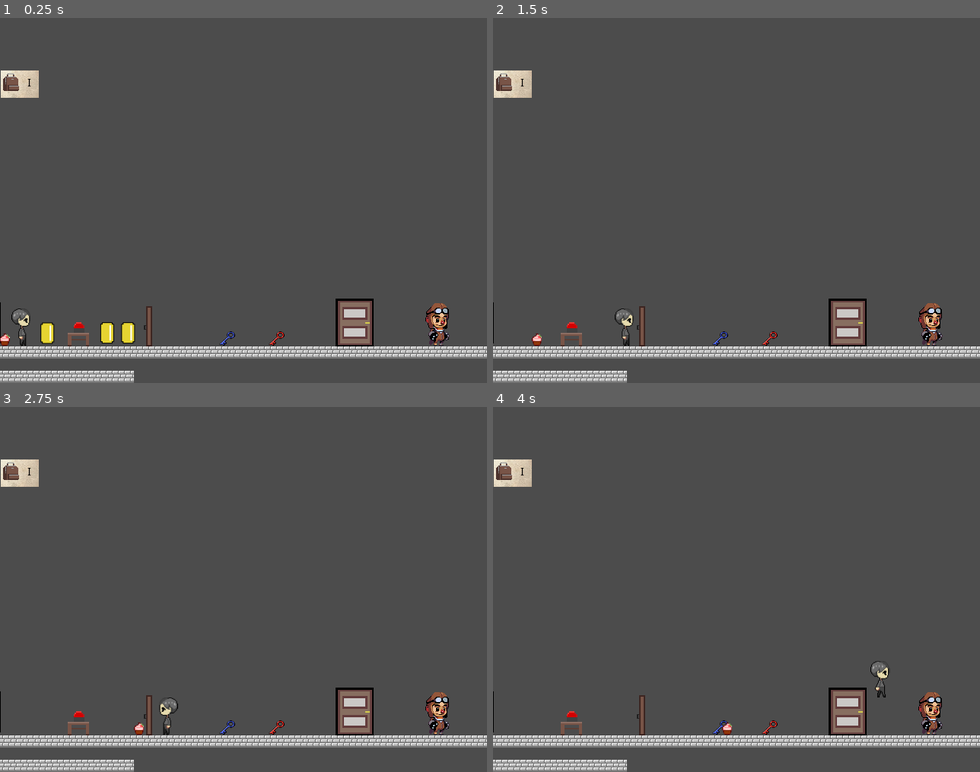
Above: before the commit, frames 1-4 (two rows, left to right).
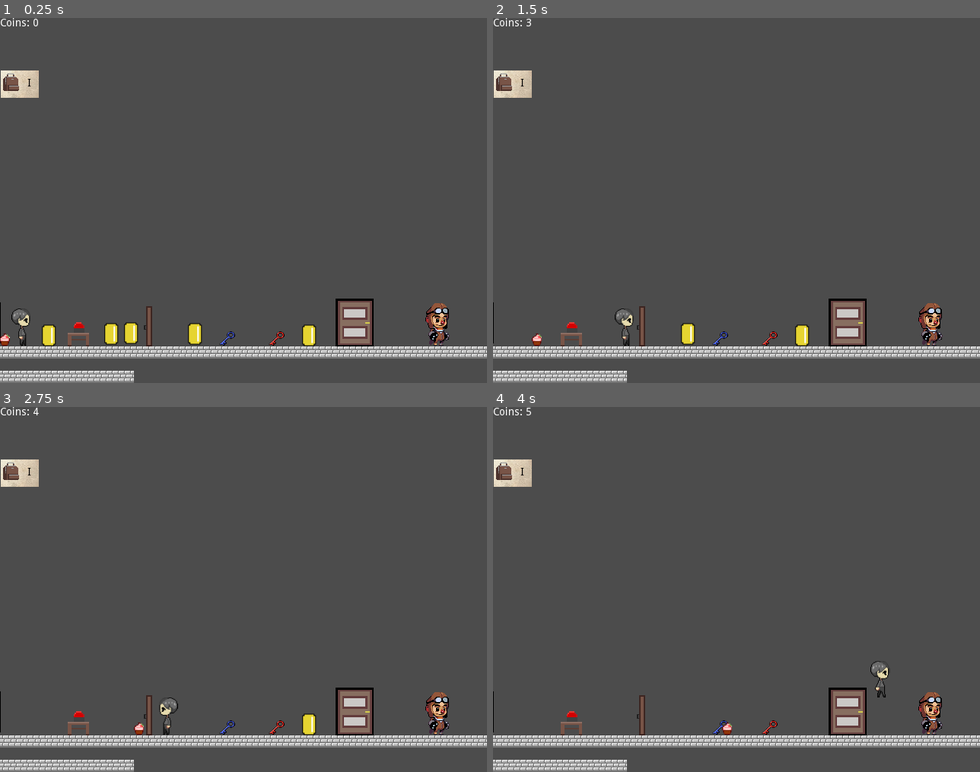
Above: after the commit, the same moments.

Repository: bkuon/Reverie
Game: Godot game, scene res://world.tscn
Same seed, same stepped clock (60 frames per second), same inputs: the game is played once before the commit and once after it. The engine's default icon, where the game draws it, is replaced by a stand-in: a white triangle on a blue panel in a dark square.
Inputs:
- Up to frame 1 (0.25 s): no input
- Up to frame 2 (1.5 s): tap Enter at 0.5 s; hold Right (ui_right) from 0.53 s (still down); tap A (enter_door) at 0.6 s; tap Up (ui_up) at 0.77 s; tap Z (interact) at 1.35 s
- Up to frame 3 (2.75 s): tap Up (ui_up) at 1.52 s; release Right (ui_right) at 2.03 s; hold Left (ui_left) from 2.03 s (still down); hold V from 2.03 s (still down)
- Up to frame 4 (4 s): tap Space at 2.75 s; release Left (ui_left) at 2.78 s; release V at 2.78 s; hold Right (ui_right) from 2.78 s (still down); tap A (enter_door) at 2.85 s; tap Up (ui_up) at 3.02, 3.77 s; tap Z (interact) at 3.6 s

The runs differ from the first frame. In frame 1, 0.8% of the frame differs, in the area x 0-65%, y 0-90%; in frame 2, 0.4%; in frame 3, 0.2%; in frame 4, less than 0.1%.

Commit message:
Patrick code

Diff:
--- a/Coin.gd
+++ b/Coin.gd
@@ -4,6 +4,8 @@
 onready var globals = get_node("/root/Globals")
 var can_speak = false
 var can_interact = true
+
+signal coinCollected
 
 # Called every frame. 'delta' is the elapsed time since the previous frame.
 func _process(delta):
@@ -13,10 +15,14 @@
 		if b.name == "MC_Sprite":
 			print("Picked up Coin")
 			globals.coinCounter += 1
+			emit_signal("coinCollected")
+			$Coin/AudioStreamPlayer.play()
 			if(globals.coinCounter == 1):
 				print("You have " + str(globals.coinCounter) + " coin.")
 			elif(globals.coinCounter > 1):
 				print("You have " + str(globals.coinCounter) + " coins.")
-			queue_free()
+			$Coin/CollisionShape2D.disabled = true
+			$Coin/Sprite.visible = false
+			#queue_free()
 
 	pass
--- /dev/null
+++ b/CoinCountLabel.gd
@@ -0,0 +1,18 @@
+extends Label
+
+onready var globals = get_node("/root/Globals")
+var coins
+
+# Called when the node enters the scene tree for the first time.
+func _ready():
+	coins = globals.coinCounter
+	text = "Coins: " + String(coins)
+
+# Called every frame. 'delta' is the elapsed time since the previous frame.
+#func _process(delta):
+#	pass
+
+
+func _on_CoinObject_coinCollected():
+	coins = globals.coinCounter
+	text = "Coins: " + String(coins)
--- a/world.tscn
+++ b/world.tscn
@@ -19,19 +19,21 @@
 [ext_resource path="res://images/Items/Button/button4.png" type="Texture" id=17]
 [ext_resource path="res://Coin.gd" type="Script" id=18]
 [ext_resource path="res://images/Items/Coin.png" type="Texture" id=19]
-[ext_resource path="res://NPC.gd" type="Script" id=20]
-[ext_resource path="res://images/npcIdle.png" type="Texture" id=21]
-[ext_resource path="res://DialogueParser.gd" type="Script" id=22]
-[ext_resource path="res://Door.tscn" type="PackedScene" id=23]
-[ext_resource path="res://icon.png" type="Texture" id=24]
-[ext_resource path="res://FollowerObject.gd" type="Script" id=25]
-[ext_resource path="res://images/Items/cupcake.png" type="Texture" id=26]
-[ext_resource path="res://inventory.gd" type="Script" id=27]
-[ext_resource path="res://images/backgrounds/minipaperbg.png" type="Texture" id=28]
-[ext_resource path="res://images/Items/bag.png" type="Texture" id=29]
-[ext_resource path="res://images/backgrounds/paperbackground.png" type="Texture" id=30]
-[ext_resource path="res://images/backgrounds/itembackground.png" type="Texture" id=31]
-[ext_resource path="res://updatedTileSet.tres" type="TileSet" id=32]
+[ext_resource path="res://coin_sound.wav" type="AudioStream" id=20]
+[ext_resource path="res://NPC.gd" type="Script" id=21]
+[ext_resource path="res://images/npcIdle.png" type="Texture" id=22]
+[ext_resource path="res://DialogueParser.gd" type="Script" id=23]
+[ext_resource path="res://Door.tscn" type="PackedScene" id=24]
+[ext_resource path="res://icon.png" type="Texture" id=25]
+[ext_resource path="res://FollowerObject.gd" type="Script" id=26]
+[ext_resource path="res://images/Items/cupcake.png" type="Texture" id=27]
+[ext_resource path="res://inventory.gd" type="Script" id=28]
+[ext_resource path="res://images/backgrounds/minipaperbg.png" type="Texture" id=29]
+[ext_resource path="res://images/Items/bag.png" type="Texture" id=30]
+[ext_resource path="res://images/backgrounds/paperbackground.png" type="Texture" id=31]
+[ext_resource path="res://images/backgrounds/itembackground.png" type="Texture" id=32]
+[ext_resource path="res://updatedTileSet.tres" type="TileSet" id=33]
+[ext_resource path="res://CoinCountLabel.gd" type="Script" id=34]
 
 [sub_resource type="SpriteFrames" id=1]
 animations = [ {
@@ -83,6 +85,7 @@
 [node name="MC_Sprite" type="KinematicBody2D" parent="." groups=[
 "player",
 ]]
+editor/display_folded = true
 position = Vector2( 27.7349, 405.752 )
 script = ExtResource( 1 )
 __meta__ = {
@@ -103,6 +106,7 @@
 shape = SubResource( 3 )
 
 [node name="keyObject" type="RigidBody2D" parent="."]
+editor/display_folded = true
 collision_layer = 2
 collision_mask = 2
 gravity_scale = 0.0
@@ -147,6 +151,7 @@
 shape = SubResource( 4 )
 
 [node name="doorObject" type="StaticBody2D" parent="."]
+editor/display_folded = true
 script = ExtResource( 8 )
 
 [node name="CollisionShape2D2" type="CollisionShape2D" parent="doorObject"]
@@ -176,10 +181,11 @@
 tile_data = PoolIntArray( 1900544, 1, 0, 1900545, 1, 0, 1900546, 1, 0, 1900547, 1, 0, 1900548, 1, 0, 1900549, 1, 0, 1900550, 1, 0, 1900551, 1, 0, 1900552, 1, 0, 1900553, 1, 0, 1900554, 1, 0 )
 
 [node name="button" type="StaticBody2D" parent="."]
+editor/display_folded = true
 script = ExtResource( 11 )
 
 [node name="table_button" type="Area2D" parent="button"]
-position = Vector2( -1.52588e-05, 0 )
+position = Vector2( -1.52588e-005, 0 )
 collision_layer = 2
 __meta__ = {
 "_edit_group_": true
@@ -202,10 +208,12 @@
 shape = SubResource( 8 )
 
 [node name="CoinObject" type="StaticBody2D" parent="."]
+editor/display_folded = true
 script = ExtResource( 18 )
 
 [node name="Coin" type="Area2D" parent="CoinObject"]
-position = Vector2( 61.2353, 414.473 )
+editor/display_folded = true
+position = Vector2( 63.2353, 417.473 )
 __meta__ = {
 "_edit_group_": true
 }
@@ -217,11 +225,16 @@
 position = Vector2( 0.957748, 0.081665 )
 shape = SubResource( 5 )
 
+[node name="AudioStreamPlayer" type="AudioStreamPlayer" parent="CoinObject/Coin"]
+stream = ExtResource( 20 )
+
 [node name="CoinObject2" type="StaticBody2D" parent="."]
+editor/display_folded = true
 script = ExtResource( 18 )
 
 [node name="Coin" type="Area2D" parent="CoinObject2"]
-position = Vector2( 139.854, 414.149 )
+editor/display_folded = true
+position = Vector2( 405.235, 417.473 )
 __meta__ = {
 "_edit_group_": true
 }
@@ -233,11 +246,16 @@
 position = Vector2( 0.957748, 0.081665 )
 shape = SubResource( 5 )
 
+[node name="AudioStreamPlayer" type="AudioStreamPlayer" parent="CoinObject2/Coin"]
+stream = ExtResource( 20 )
+
 [node name="CoinObject3" type="StaticBody2D" parent="."]
+editor/display_folded = true
 script = ExtResource( 18 )
 
 [node name="Coin" type="Area2D" parent="CoinObject3"]
-position = Vector2( 167.354, 414.149 )
+editor/display_folded = true
+position = Vector2( 171.235, 414.473 )
 __meta__ = {
 "_edit_group_": true
 }
@@ -249,21 +267,68 @@
 position = Vector2( 0.957748, 0.081665 )
 shape = SubResource( 5 )
 
+[node name="AudioStreamPlayer" type="AudioStreamPlayer" parent="CoinObject3/Coin"]
+stream = ExtResource( 20 )
+
+[node name="CoinObject4" type="StaticBody2D" parent="."]
+editor/display_folded = true
+script = ExtResource( 18 )
+
+[node name="Coin" type="Area2D" parent="CoinObject4"]
+editor/display_folded = true
+position = Vector2( 255.235, 415.473 )
+__meta__ = {
+"_edit_group_": true
+}
+
+[node name="Sprite" type="Sprite" parent="CoinObject4/Coin"]
+texture = ExtResource( 19 )
+
+[node name="CollisionShape2D" type="CollisionShape2D" parent="CoinObject4/Coin"]
+position = Vector2( 0.957748, 0.081665 )
+shape = SubResource( 5 )
+
+[node name="AudioStreamPlayer" type="AudioStreamPlayer" parent="CoinObject4/Coin"]
+stream = ExtResource( 20 )
+
+[node name="CoinObject5" type="StaticBody2D" parent="."]
+editor/display_folded = true
+script = ExtResource( 18 )
+
+[node name="Coin" type="Area2D" parent="CoinObject5"]
+editor/display_folded = true
+position = Vector2( 145.235, 415.473 )
+__meta__ = {
+"_edit_group_": true
+}
+
+[node name="Sprite" type="Sprite" parent="CoinObject5/Coin"]
+texture = ExtResource( 19 )
+
+[node name="CollisionShape2D" type="CollisionShape2D" parent="CoinObject5/Coin"]
+position = Vector2( 0.957748, 0.081665 )
+shape = SubResource( 5 )
+
+[node name="AudioStreamPlayer" type="AudioStreamPlayer" parent="CoinObject5/Coin"]
+stream = ExtResource( 20 )
+
 [node name="NPC" type="StaticBody2D" parent="."]
-script = ExtResource( 20 )
+editor/display_folded = true
+script = ExtResource( 21 )
 
 [node name="NPC" type="Area2D" parent="NPC"]
 
 [node name="Sprite" type="Sprite" parent="NPC/NPC"]
 position = Vector2( 575, 399 )
-texture = ExtResource( 21 )
+texture = ExtResource( 22 )
 
 [node name="CollisionShape2D" type="CollisionShape2D" parent="NPC/NPC"]
 position = Vector2( 574, 404 )
 shape = SubResource( 9 )
 
 [node name="DialogueParser" type="Node2D" parent="."]
-script = ExtResource( 22 )
+editor/display_folded = true
+script = ExtResource( 23 )
 
 [node name="Panel" type="Panel" parent="DialogueParser"]
 margin_left = 169.0
@@ -283,11 +348,12 @@
 "_edit_use_anchors_": false
 }
 
-[node name="Door" parent="." instance=ExtResource( 23 )]
+[node name="Door" parent="." instance=ExtResource( 24 )]
 position = Vector2( 466.43, 398.821 )
 z_index = -1
 
 [node name="Boundary" type="StaticBody2D" parent="."]
+editor/display_folded = true
 position = Vector2( -31.3277, 400.92 )
 __meta__ = {
 "_edit_group_": true
@@ -295,18 +361,19 @@
 
 [node name="Sprite" type="Sprite" parent="Boundary"]
 modulate = Color( 0, 0, 0, 1 )
-texture = ExtResource( 24 )
+texture = ExtResource( 25 )
 
 [node name="CollisionShape2D" type="CollisionShape2D" parent="Boundary"]
 shape = SubResource( 10 )
 
 [node name="FollowerObject" type="KinematicBody2D" parent="."]
+editor/display_folded = true
 position = Vector2( 5.83138, 424.657 )
-script = ExtResource( 25 )
+script = ExtResource( 26 )
 
 [node name="Sprite" type="Sprite" parent="FollowerObject"]
 position = Vector2( 0.351761, -0.746918 )
-texture = ExtResource( 26 )
+texture = ExtResource( 27 )
 
 [node name="Panel" type="Panel" parent="FollowerObject"]
 visible = false
@@ -329,16 +396,17 @@
 clip_text = true
 
 [node name="inventory" type="Control" parent="."]
+editor/display_folded = true
 margin_right = 40.0
 margin_bottom = 40.0
-script = ExtResource( 27 )
+script = ExtResource( 28 )
 
 [node name="TextureRect2" type="TextureRect" parent="inventory"]
 margin_left = 1.07928
 margin_top = 69.0227
 margin_right = 51.0793
 margin_bottom = 105.023
-texture = ExtResource( 28 )
+texture = ExtResource( 29 )
 __meta__ = {
 "_edit_group_": true
 }
@@ -497,10 +565,24 @@
 margin_bottom = 32.0
 
 [node name="BrandonEditTileMap" type="TileMap" parent="."]
-tile_set = ExtResource( 32 )
+tile_set = ExtResource( 33 )
 cell_size = Vector2( 16, 16 )
 format = 1
 tile_data = PoolIntArray( 1835004, 0, 0, 1835005, 0, 0, 1835006, 0, 0, 1835007, 0, 0, 1769472, 0, 0, 1769473, 0, 0, 176 …(597 unchanged characters)…
+
+[node name="CoinCountDisplay" type="Control" parent="."]
+margin_right = 40.0
+margin_bottom = 40.0
+
+[node name="CoinCountLabel" type="Label" parent="CoinCountDisplay"]
+margin_right = 40.0
+margin_bottom = 14.0
+script = ExtResource( 34 )
 [connection signal="area_entered" from="MC_Sprite/Area2D" to="MC_Sprite" method="_on_Area2D_area_entered"]
 [connection signal="area_exited" from="MC_Sprite/Area2D" to="MC_Sprite" method="_on_Area2D_area_exited"]
+[connection signal="coinCollected" from="CoinObject" to="CoinCountDisplay/CoinCountLabel" method="_on_CoinObject_coinCollected"]
+[connection signal="coinCollected" from="CoinObject2" to="CoinCountDisplay/CoinCountLabel" method="_on_CoinObject_coinCollected"]
+[connection signal="coinCollected" from="CoinObject3" to="CoinCountDisplay/CoinCountLabel" method="_on_CoinObject_coinCollected"]
+[connection signal="coinCollected" from="CoinObject4" to="CoinCountDisplay/CoinCountLabel" method="_on_CoinObject_coinCollected"]
+[connection signal="coinCollected" from="CoinObject5" to="CoinCountDisplay/CoinCountLabel" method="_on_CoinObject_coinCollected"]
 [connection signal="done_talking" from="DialogueParser" to="MC_Sprite" method="_on_DialogueParser_done_talking"]
Not shown, added: coin_sound.wav.import
Not shown: 12 places in world.tscn that only renumber resources
Not shown, added: coin_sound.wav
